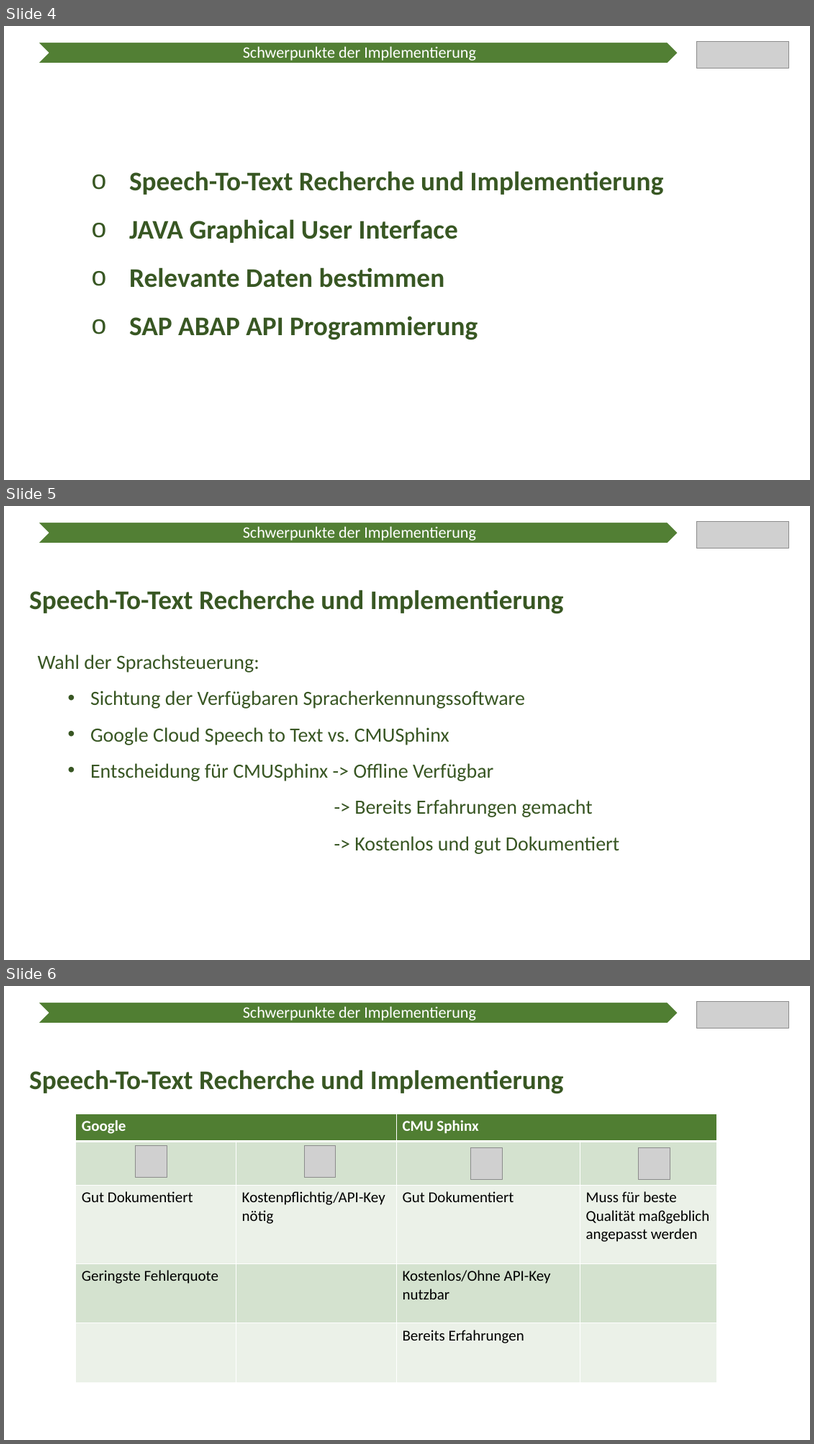
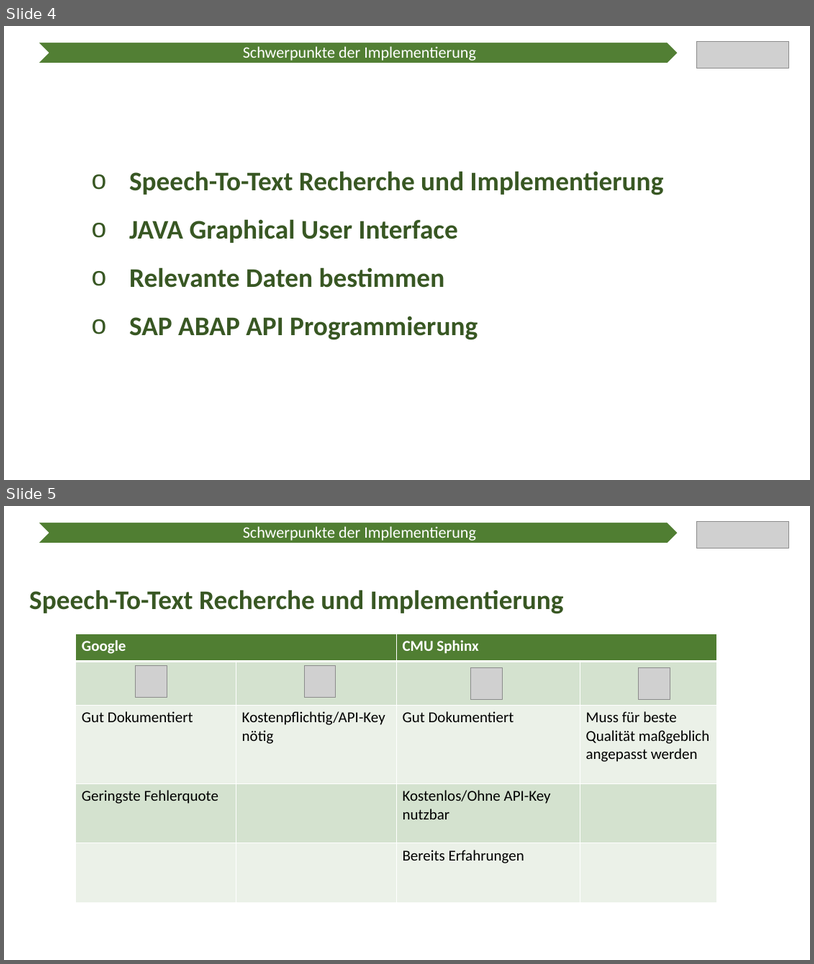
Before and after one commit to Ratoh/SAPLEXA, a slide deck: CavallaroAngelo/Präsentation Wahlmodulvorstellung/SAPlexa Präsentation.pptx. Shown one above the other, each under a label of ours: slides 4, 5 and 6 before the commit, slides 4 and 5 after it. The pictures are 814x1444 and 814x964 pixels, drawn with LibreOffice and Linux fonts; fonts in the diff are those of the drawing; grey boxes stand for pictures. Boxes give left, top, right and bottom in pixels: in the first picture for what was removed or moved away, otherwise in the second. Text is boxed around its words. In the diff, an @@ line names an element or a change of style, - is before the commit and + after.

```diff
--- a/CavallaroAngelo/Präsentation Wahlmodulvorstellung/SAPlexa Präsentation.pptx
+++ b/CavallaroAngelo/Präsentation Wahlmodulvorstellung/SAPlexa Präsentation.pptx
@@ slide 5 removed at <box>4,506,810,960</box>, background #FFFFFF @@
@@ chevron removed at <box>37,523,679,543</box> @@
@@ text removed at <box>243,526,476,541</box> @@
-Schwerpunkte der Implementierung
@@ picture removed at <box>697,521,790,548</box> @@
@@ text removed at <box>29,590,564,614</box> @@
-Speech-To-Text Recherche und Implementierung
@@ text removed at <box>38,654,620,854</box> @@
-Wahl der Sprachsteuerung:
-  • Sichtung der Verfügbaren Spracherkennungssoftware
-  • Google Cloud Speech to Text vs. CMUSphinx
-  • Entscheidung für CMUSphinx -> Offline Verfügbar
-                -> Bereits Erfahrungen gemacht
-                -> Kostenlos und gut Dokumentiert
@@ what was slide 6 is now slide 5 @@
```
Also in this commit, not shown: 8 slides changed, 2 slides added, 1 other slide removed.
